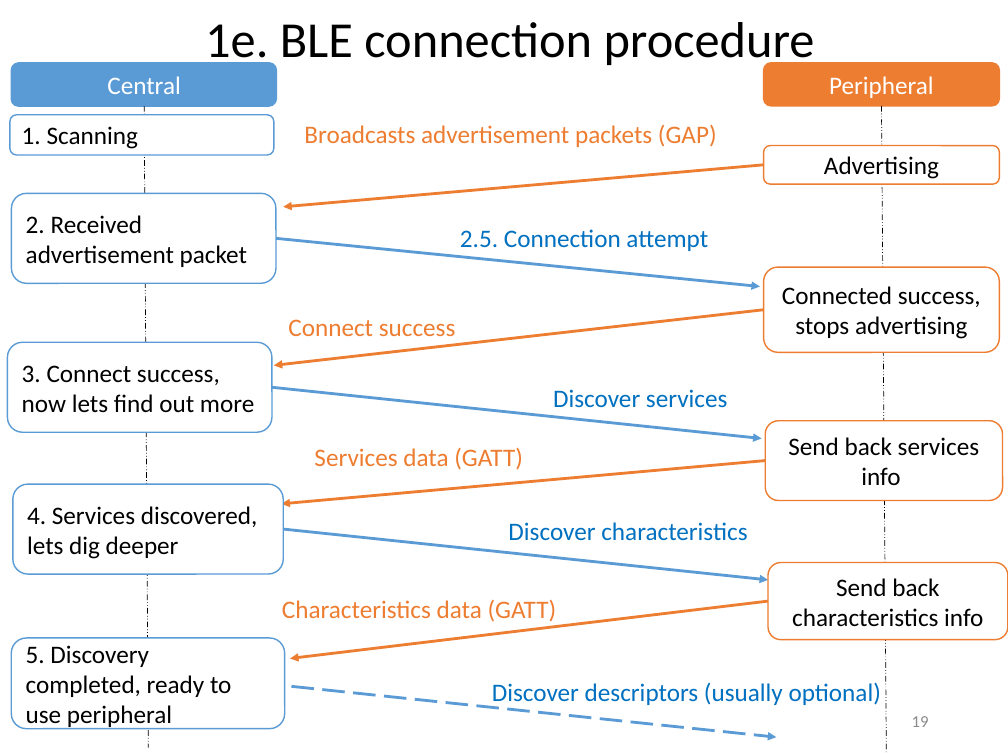
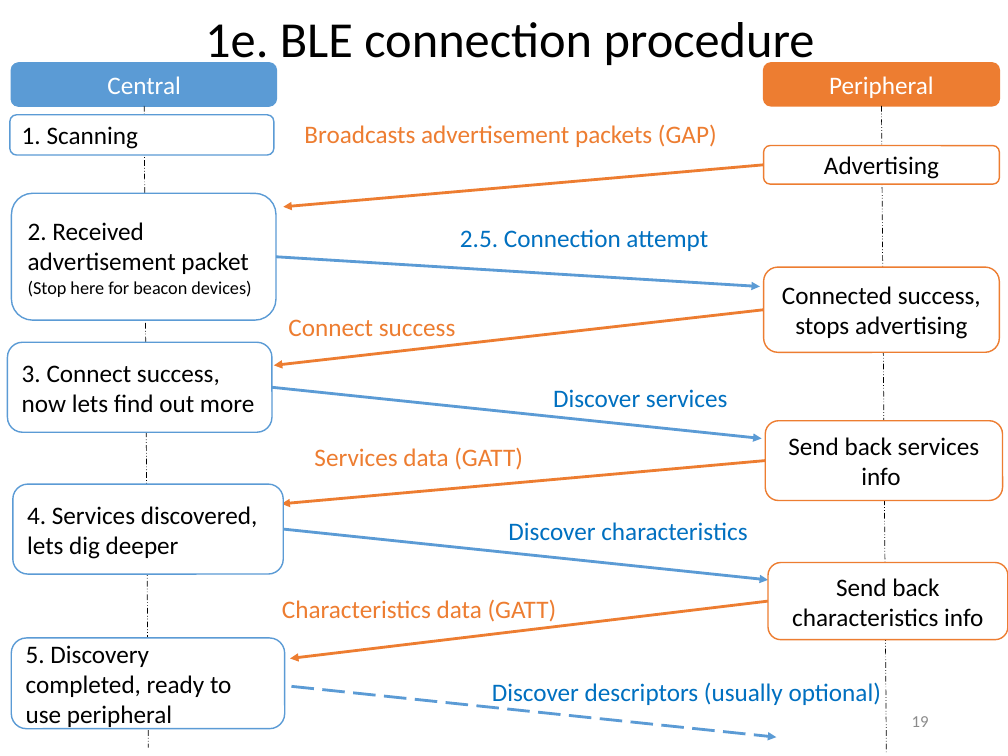
Before and after one commit to yeokm1/intro-to-ble, a slide deck: slide 19 of intro to ble.pptx. Drawn at 1008x756 pixels with LibreOffice and Linux fonts; fonts in the diff are those of the drawing. Boxes give left, top, right and bottom in pixels: in the first picture for what was removed or moved away, otherwise in the second. Text is boxed around its words. In the diff, an @@ line names an element or a change of style, - is before the commit and + after.

```diff
--- a/intro to ble.pptx
+++ b/intro to ble.pptx
@@ rounded rectangle "2. Received advertisement packet (Stop ...": place and size @@
-rounded rectangle "2. Received advertisement packet (Stop ..." at bbox=[11, 194, 275, 283]
+rounded rectangle "2. Received advertisement packet (Stop ..." at bbox=[11, 194, 275, 321]
@@ text in rounded rectangle at bbox=[28, 222, 251, 297]: text changed @@
-2. Received advertisement packet
+2. Received advertisement packet
+(Stop here for beacon devices)
@@ arrow moved from (276, 238) - (760, 286) to (276, 257) - (760, 286) @@
```
Also in this commit, not shown: 18 other slides changed.
